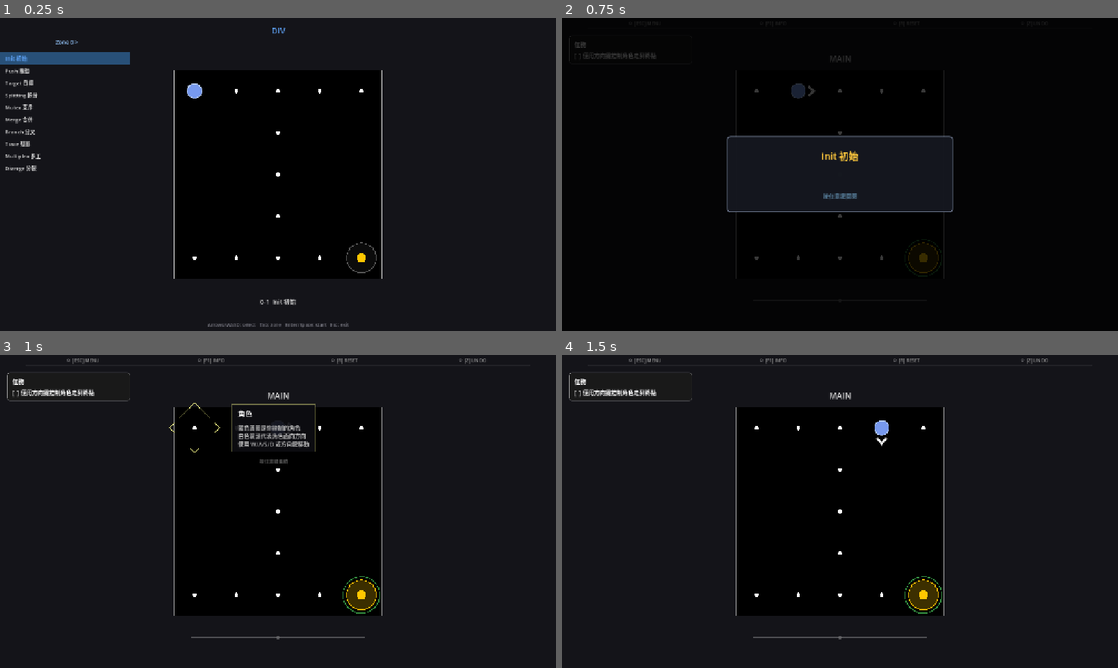
Above: before the commit, frames 1-4 (two rows, left to right).
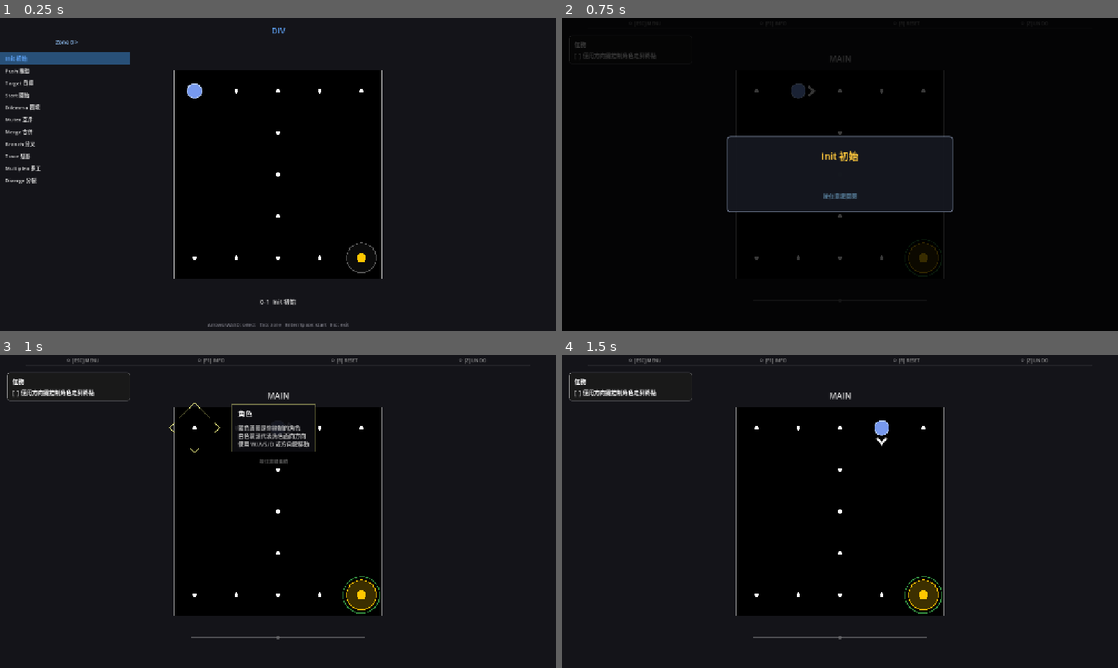
Above: after the commit, the same moments.

Repository: Periodev/DIV
Game: Godot game, scene res://scenes/main.tscn
Two runs of this game, one before a commit and one after it. Both use one fixed random seed, a clock stepped at 60 frames per second and the inputs below.
Inputs:
- Up to frame 1 (0.25 s): no input
- Up to frame 2 (0.75 s): tap Enter at 0.5 s; hold D from 0.53 s (still down); tap R at 0.6 s
- Up to frame 3 (1 s): keep holding D; tap Space at 0.77 s
- Up to frame 4 (1.5 s): release D at 1.28 s; hold S from 1.28 s (still down); tap Z at 1.35 s

The runs differ from the first frame. In frame 1, 0.4% of the frame differs, in the area x 1-8%, y 23-53%; in frame 2, nothing differs; in frame 3, nothing differs; in frame 4, nothing differs.

Commit message:
Add auto_desc flag to suppress level intro overlay on load
Dilemma (Level0) sets auto_desc=false for seamless transition from
Start. MapParser parses the optional field (default true); GameScene
skips auto-show when false. F1 manual trigger is unaffected.

Co-Authored-By: Claude Sonnet 4.6 <noreply@anthropic.com>

Diff:
--- a/godot/scripts/GameScene.gd
+++ b/godot/scripts/GameScene.gd
@@ -134,7 +134,8 @@
 	hint_overlay.clear_overlay()
 	if _desc_overlay != null:
 		_desc_overlay.hide_desc()
-		_show_level_desc()
+		if level_dict.get("auto_desc", true):
+			_show_level_desc()
 
 	merge_preview_active  = false
 	merge_preview_progress = 0.0
--- a/godot/scripts/MapParser.gd
+++ b/godot/scripts/MapParser.gd
@@ -219,6 +219,14 @@
 			if stripped != "":
 				tutorial_steps.append(stripped)
 
+	# Extract auto_desc (default true; set false to suppress auto-show on level load)
+	var auto_desc_match := RegEx.new()
+	auto_desc_match.compile("(?m)^\\s*auto_desc\\s*=\\s*(\\S+)\\s*$")
+	var auto_desc_result := auto_desc_match.search(text)
+	var auto_desc := true
+	if auto_desc_result != null:
+		auto_desc = auto_desc_result.get_string(1).strip_edges() != "false"
+
 	return {
 		"name":       name_val,
 		"floor_map":  floor_result.get_string(1),
@@ -227,4 +235,5 @@
 		"objective":  objective,
 		"tutorial":   tutorial_id,
 		"tutorial_steps": tutorial_steps,
+		"auto_desc":  auto_desc,
 	}
Not shown, changed: godot/Level/Level0.txt
